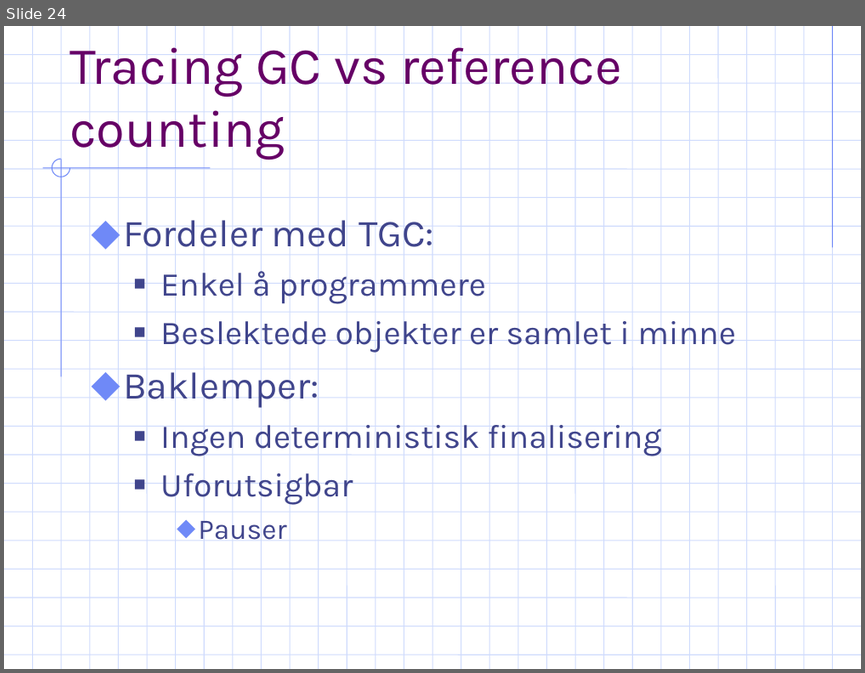
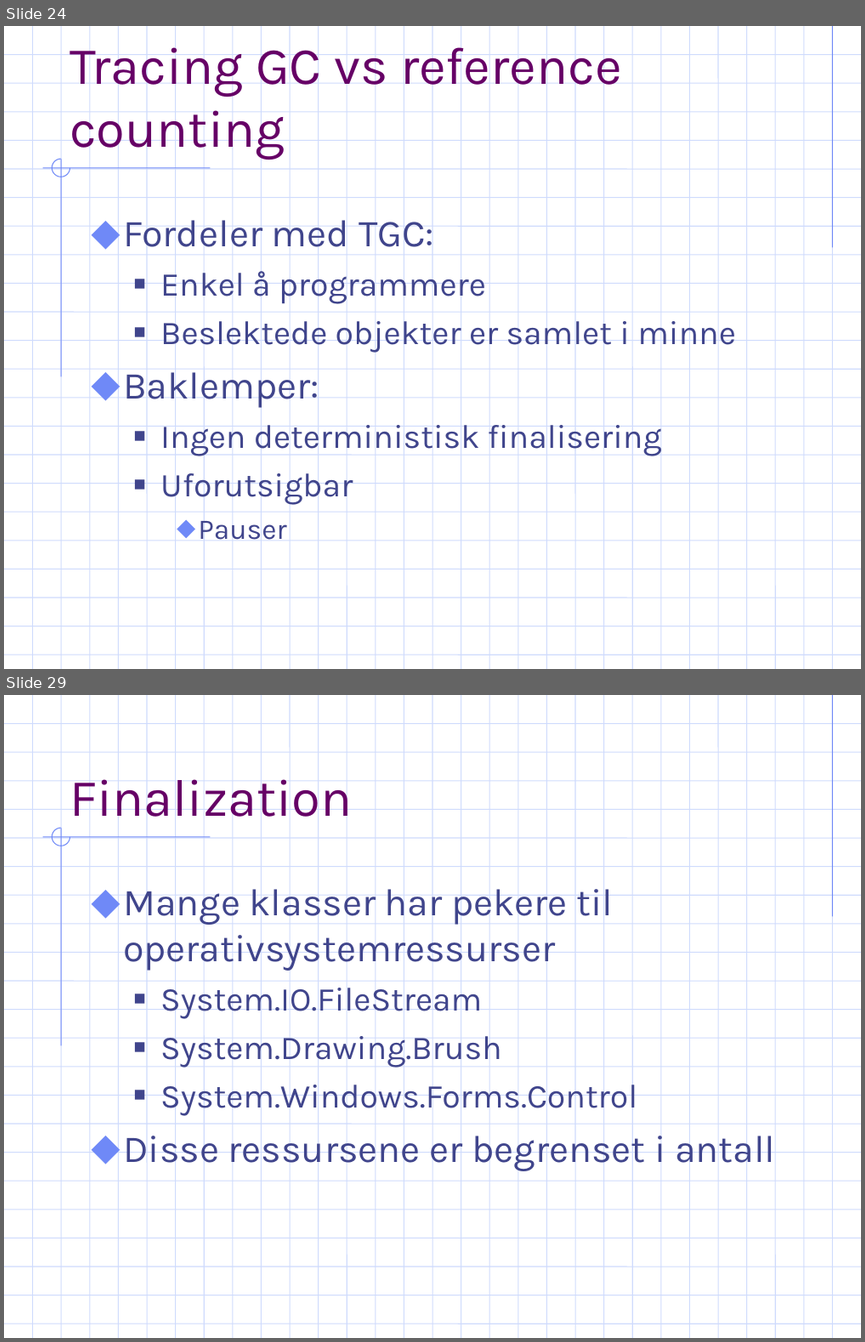
Before and after one commit to ArildF/masters, a slide deck: trunk/thesis/presentation.ppt. Shown one above the other, each under a label of ours: slide 24 before the commit, slides 24 and 29 after it; the slides between them are not shown. The pictures are 865x673 and 865x1342 pixels, drawn with LibreOffice and Linux fonts; fonts in the diff are those of the drawing; background and template pictures are left out. Boxes give left, top, right and bottom in pixels: in the first picture for what was removed or moved away, otherwise in the second. Text is boxed around its words. In the diff, an @@ line names an element or a change of style, - is before the commit and + after.

```diff
--- a/trunk/thesis/presentation.ppt
+++ b/trunk/thesis/presentation.ppt
@@ slide 29 added at <box>4,695,861,1338</box>, background #FFFFFF; not listed: 55 template elements that a slide beside it also shows @@
@@ title added at <box>69,769,352,828</box>, 44 pt, text #660066 @@
+Finalization
@@ text added at <box>123,881,775,1171</box>, 32 pt, text #40458C @@
+⬥ Mange klasser har pekere til operativsystemressurser
+  ■ System.IO.FileStream
+  ■ System.Drawing.Brush
+  ■ System.Windows.Forms.Control
+⬥ Disse ressursene er begrenset i antall
```
Also in this commit, not shown: 1 slide changed, 36 other slides added, 1 slide removed.
